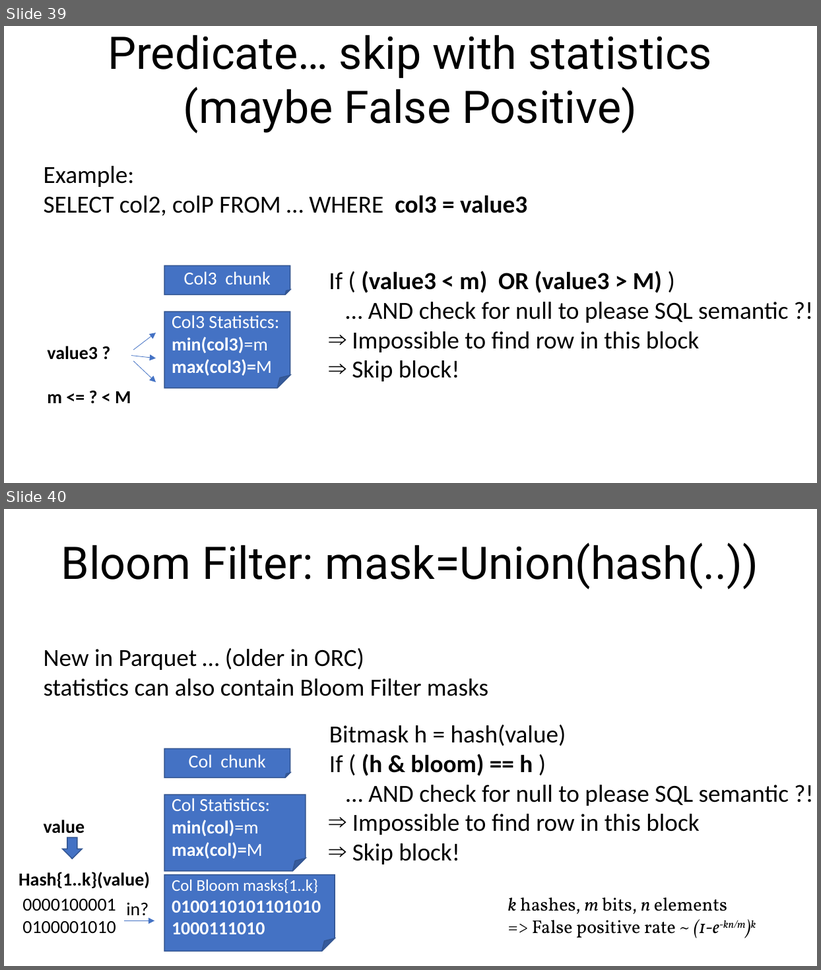
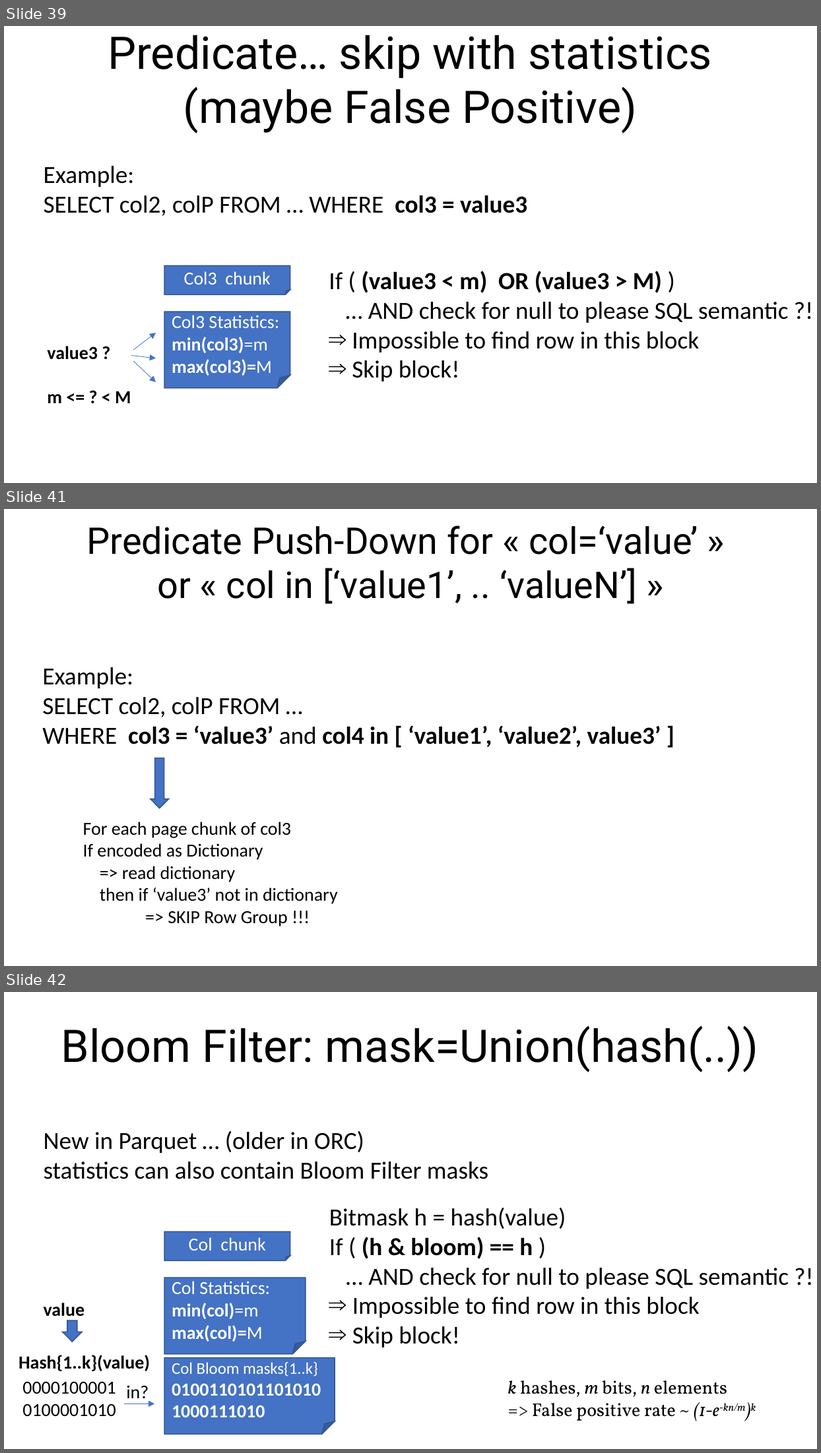
Before and after one commit to Arnaud-Nauwynck/presentations, a slide deck: pres-bigdata/BigData-4-hadoop-metastore-parquet-io.pptx. Shown one above the other, each under a label of ours: slides 39 and 40 before the commit, slides 39, 41 and 42 after it; the slides between them are not shown. The pictures are 821x970 and 821x1453 pixels, drawn with LibreOffice and Linux fonts; fonts in the diff are those of the drawing. Boxes give left, top, right and bottom in pixels: in the first picture for what was removed or moved away, otherwise in the second. Text is boxed around its words. In the diff, an @@ line names an element or a change of style, - is before the commit and + after.

```diff
--- a/pres-bigdata/BigData-4-hadoop-metastore-parquet-io.pptx
+++ b/pres-bigdata/BigData-4-hadoop-metastore-parquet-io.pptx
@@ slide 41 added at [4,509,817,966], background #FFFFFF @@
@@ text added at [87,525,698,604], 36 pt, text #000000 @@
+Predicate Push-Down for « col=‘value’ »
+or « col in [‘value1’, .. ‘valueN’] »
@@ text added at [42,667,661,747], 24 pt, text #000000, bold @@
+Example:
+SELECT col2, colP FROM …
+WHERE col3 = ‘value3’ and col4 in [ ‘value1’, ‘value2’, value3’ ]
@@ down arrow added at [150,758,168,809], fill #4472C4, outline #325491 1 pt @@
@@ text added at [83,822,338,927], 18 pt, text #000000 @@
+For each page chunk of col3
+If encoded as Dictionary
+=> read dictionary
+then if ‘value3’ not in dictionary
+=> SKIP Row Group !!!
@@ what was slide 40 is now slide 42 @@
```
Also in this commit, not shown: 2 slides changed, 2 other slides added, 3 other files.
